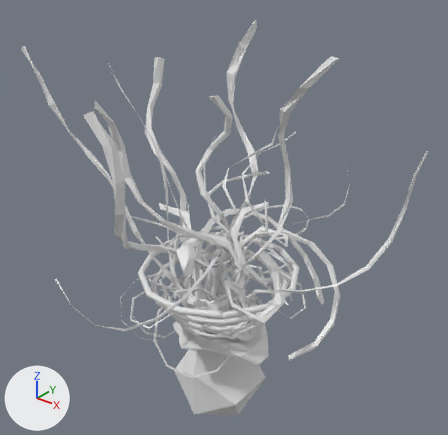
The OBJ model Assets/Models/Shoulder/epaule_0014.obj as it was, and as the next commit left it.
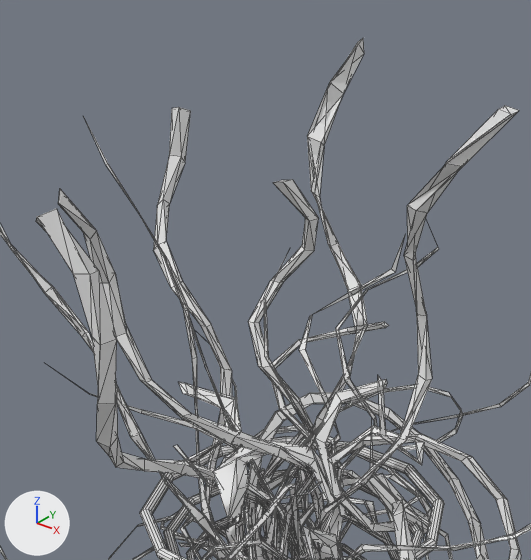
Each version appears first whole from a 50 mm camera at (1.084, -1.33, 1.222) aimed at (-0.022, 0.053, 0.365), and next in a close-up on the part from 14% to 77% of the width and 0% to 68% of the height. Arrows for +X, +Y and +Z are at lower left; the lights stay in place. The close-ups show mesh edges as thin lines. Where no turn or scale is listed for an object, it has been applied to the vertices. Vertices at the same position are counted once.

Objects in the first close-up: 'epaule_0014'.
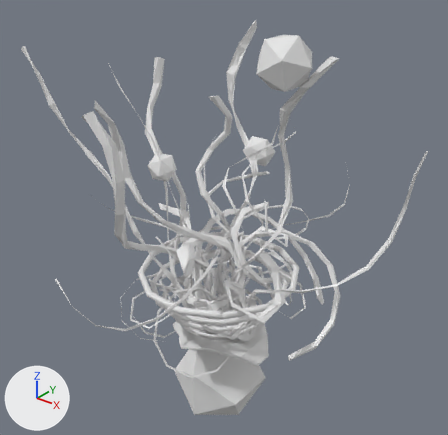
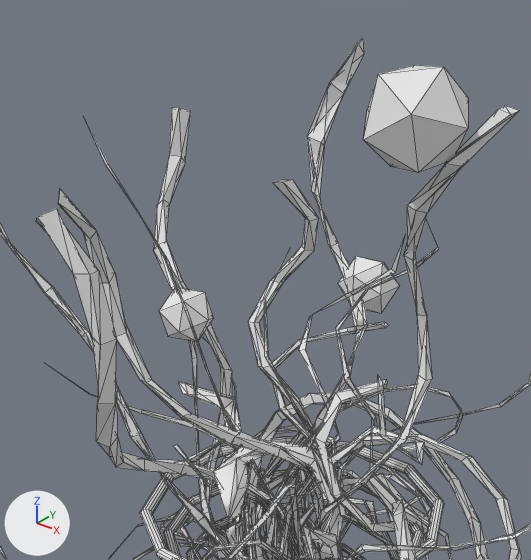
Location of each change, [x1, y1, x2, y2] in pixels of the close-ups (531 x 560 px):
part 1 of me_epaule_0014, added: after [338, 256, 399, 313]
part 2 of me_epaule_0014, added: after [159, 288, 213, 341]
part 3 of me_epaule_0014, added: after [363, 65, 468, 173]

The change, as a list of edits to the scene's bpy script:
```text
Change me_epaule_0014:
    where me_epaule_0014.from_pydata(...)  # 2110 vertices, 3443 faces; spans x -0.665..0.598, y -0.466..0.487, z -0.353..0.919
    used by ob_epaule_0014; location = (0.0, 0.0, 0.0)
    me_epaule_0014 part 1: a new loose piece, an icosphere of 20 faces spanning x -0.152..-0.054, y 0.301..0.399, z 0.435..0.534
    me_epaule_0014 part 2: a new loose piece, an icosphere of 20 faces spanning x -0.281..-0.182, y -0.043..0.042, z 0.456..0.544
    me_epaule_0014 part 3: a new loose piece, an icosphere of 20 faces spanning x 0.179..0.334, y -0.129..0.003, z 0.837..0.973
```
